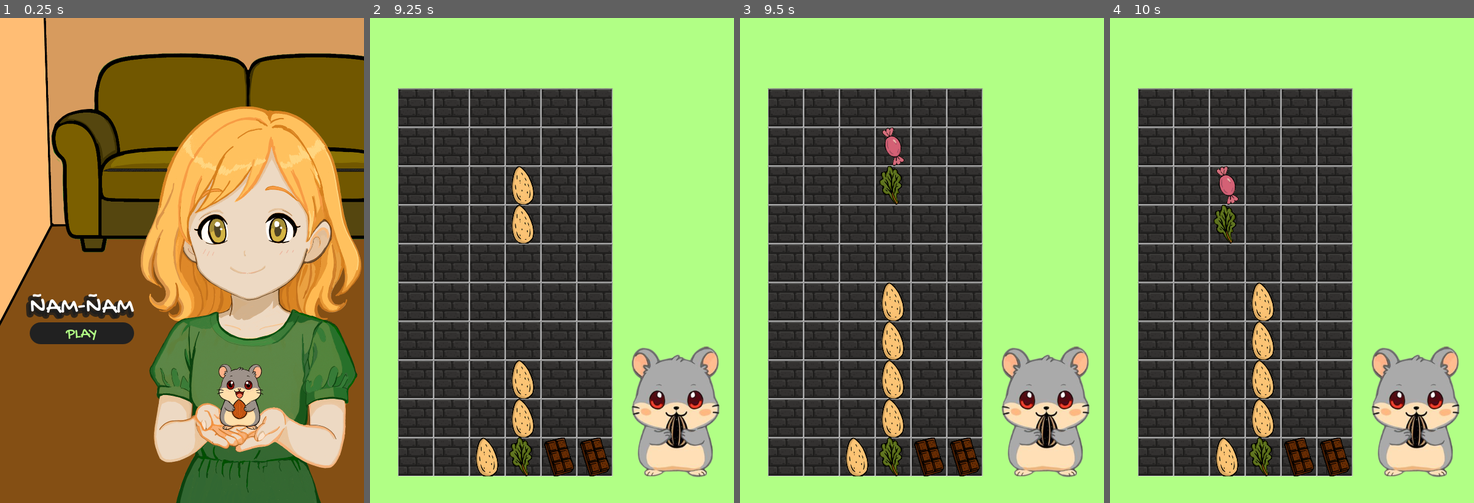
Above: before the commit, frames 1-4 (left to right).
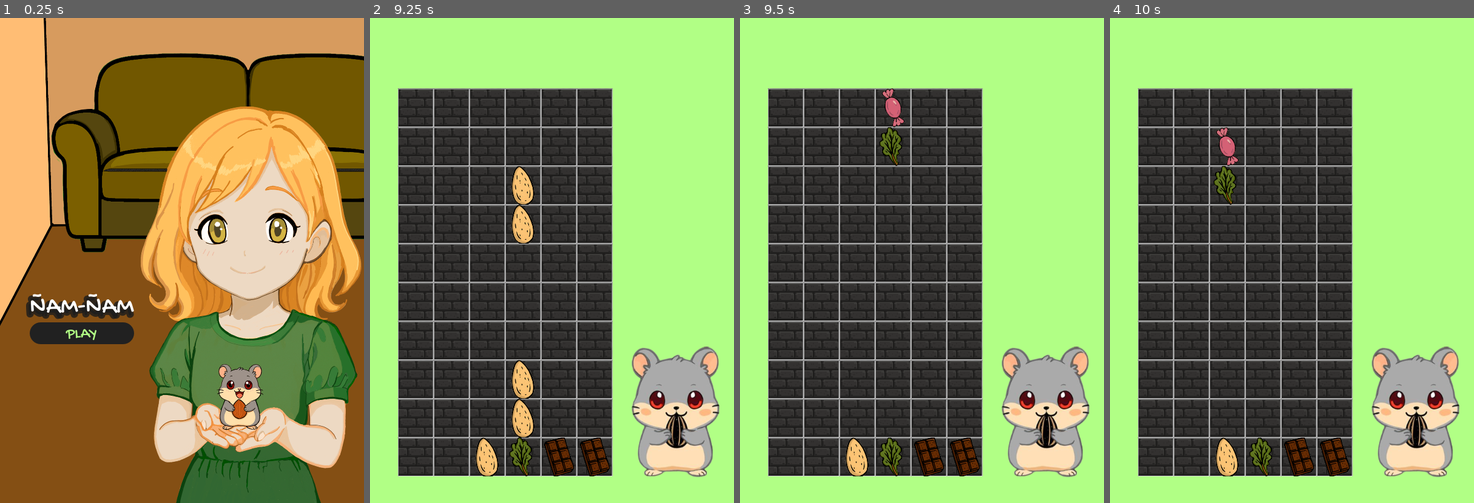
Above: after the commit, the same moments.

Repository: fnc/nam-nam
Game: Godot game, scene res://main_menu.tscn
The game is run twice, just before and just after one commit, with the same random seed, the same clock (stepped at 60 frames per second) and the same inputs.
Inputs:
- Up to frame 1 (0.25 s): no input
- Up to frame 2 (9.25 s): click "PLAY" at 0.5 s; tap Enter at 1.25, 3.5, 5.75 s; hold Up (ui_up) 1.28-2.78 s; tap Space at 2, 4.25, 6.5 s; hold Left (ui_left) 2.78-4.28 s; hold Down (ui_down) 4.28-5.03 s; hold Right (ui_right) 5.03-5.78 s; hold Up (ui_up) 5.78-6.53 s; hold Right (ui_right) 6.53-8.78 s; hold Down (ui_down) from 8.78 s (still down)
- Up to frame 3 (9.5 s): keep holding Down (ui_down)
- Up to frame 4 (10 s): release Down (ui_down) at 9.53 s; hold Left (ui_left) from 9.53 s (still down)

Frames 1-2 are identical in both runs. In frame 3, 2.4% of the frame differs, in the area x 38-46%, y 14-87%; in frame 4, 2.4%.

Commit message:
match making fix

Diff:
--- a/src/game_manager.gd
+++ b/src/game_manager.gd
@@ -16,6 +16,8 @@
 var current_blocks = []
 
 var block_moving = false  # Mutex-like flag
+signal movement_finished
+
 
 
 # Called when the scene loads
@@ -136,8 +138,7 @@
 # Moves a Block from one grid cell to another
 func move_Block(Block: Variant, to_pos: Vector2):
 	if block_moving:
-		return  # Prevent overlapping operations
-
+		await movement_finished  # Wait for previous movement to finish
 	block_moving = true  # Lock movement process
 	if Block:
 		Block.position = grid_manager.get_cell_center(to_pos.x, to_pos.y)
@@ -145,7 +146,7 @@
 		Block.grid_pos = to_pos
 		board[to_pos.x][to_pos.y] = Block
 	block_moving = false  # Unlock after movement
-
+	movement_finished.emit()  # Notify that movement is complete
 
 # Function to check for matches (connected groups of same color). Returns true if matches existed
 func check_for_matches() -> bool:
@@ -183,7 +184,7 @@
 
 		for dir in [Vector2(1,0), Vector2(-1,0), Vector2(0,1), Vector2(0,-1)]:  # Check adjacent cells
 			var neighbor = pos + dir
-			if is_position_valid(neighbor) and board[neighbor.x][neighbor.y] and board[neighbor.x][neighbor.y].color_type == color:
+			if is_inside_boundaries(neighbor) and board[neighbor.x][neighbor.y] and board[neighbor.x][neighbor.y].color_type == color:
 				stack.append(neighbor)
 
 	return connected
@@ -196,7 +197,10 @@
 
 # Checks if a position is within bounds
 func is_position_valid(pos: Vector2) -> bool:
-	return pos.x >= 0 and pos.x < grid_size.x and pos.y >= 0 and pos.y < grid_size.y and not is_occupied(pos)
+	return is_inside_boundaries(pos) and not is_occupied(pos)
+
+func is_inside_boundaries(pos: Vector2) -> bool:
+	return pos.x >= 0 and pos.x < grid_size.x and pos.y >= 0 and pos.y < grid_size.y
 
 func is_occupied(pos: Vector2) -> bool:
 	# Ensure position is within the board bounds
@@ -215,17 +219,13 @@
 	# Choose a pivot block (usually the first in the group)
 	var pivot = current_blocks[0]
 	var new_positions = []
-
 	for block in current_blocks:
 		var relative_pos = block.grid_pos - pivot.grid_pos
 		var rotated_pos = Vector2(-relative_pos.y, relative_pos.x)  # 90-degree clockwise rotation
 		var target_pos = pivot.grid_pos + rotated_pos
-
 		if not is_position_valid(target_pos):
 			return  # Prevent rotation if any block is out of bounds
-
 		new_positions.append(target_pos)
-
 	# Apply the new positions after validation
 	for i in range(current_blocks.size()):
 		move_Block(current_blocks[i], new_positions[i])
